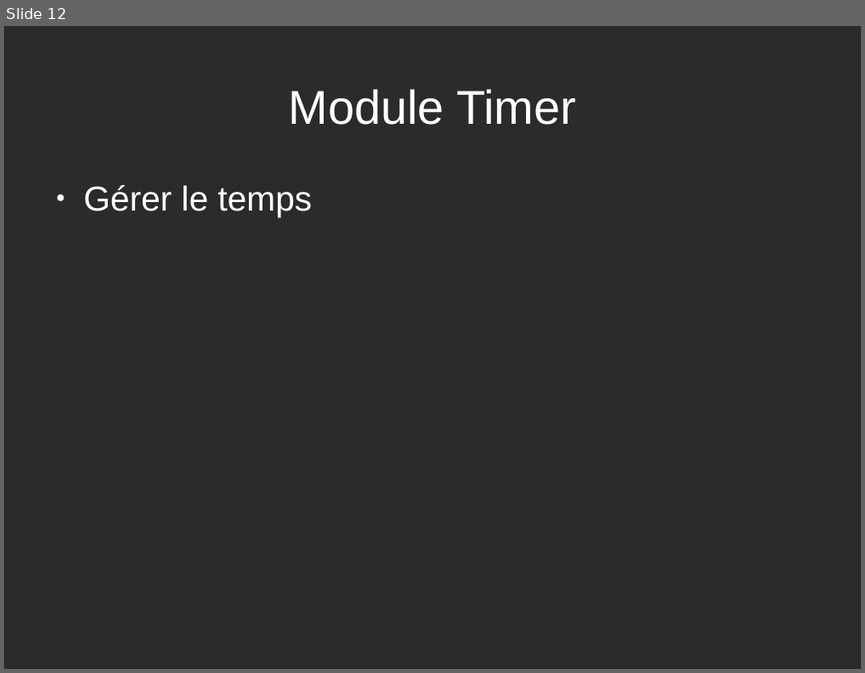
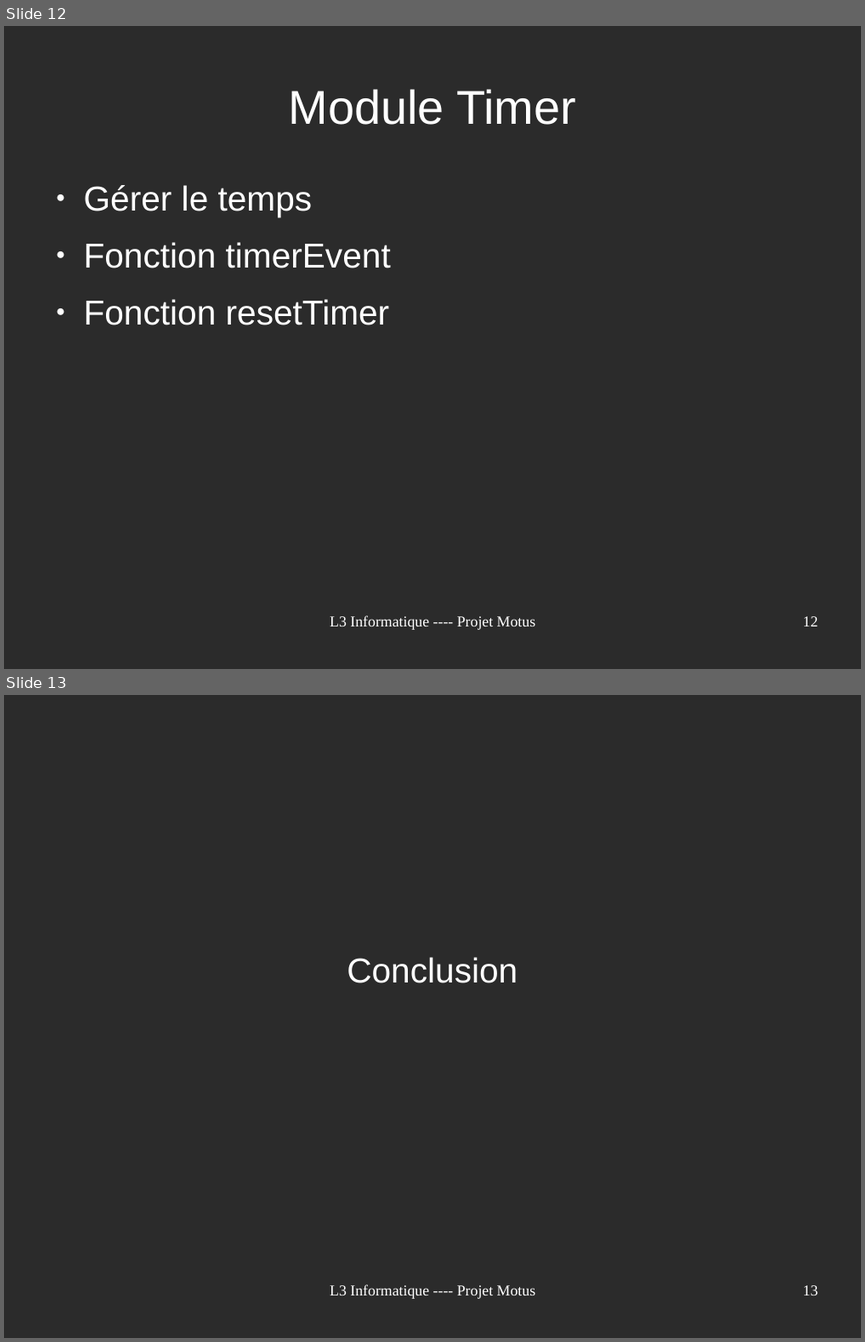
Before and after one commit to Yamihoshi/Projet-L3, a slide deck: Momomotus.odp. Shown one above the other, each under a label of ours: slide 12 before the commit, slides 12 and 13 after it. The pictures are 865x673 and 865x1342 pixels, drawn with LibreOffice and Linux fonts; fonts in the diff are those of the drawing; background and template pictures are left out; a plain dark background stands for a picture behind light text. Boxes give left, top, right and bottom in pixels: in the first picture for what was removed or moved away, otherwise in the second. Text is boxed around its words. In the diff, an @@ line names an element or a change of style, - is before the commit and + after.

```diff
--- a/Momomotus.odp
+++ b/Momomotus.odp
@@ slide 13 added at [4, 695, 861, 1338], background picture (left out) @@
@@ subtitle added at [347, 957, 517, 983], 32 pt, text #FFFFFF @@
+Conclusion
@@ text added at [330, 1284, 536, 1299], 14 pt, text #FFFFFF @@
+L3 Informatique ---- Projet Motus
@@ page number added at [803, 1285, 818, 1295], 14 pt, text #FFFFFF @@
+13
@@ slide 12 changed as well @@
@@ text at [84, 242, 391, 325]: paragraphs added @@
+● Fonction timerEvent
+● Fonction resetTimer
@@ text added at [330, 615, 536, 630], 14 pt, text #FFFFFF @@
+L3 Informatique ---- Projet Motus
@@ page number added at [803, 616, 818, 626], 14 pt, text #FFFFFF @@
+12
```
Also in this commit, not shown: 11 other slides changed, 1 other file.
